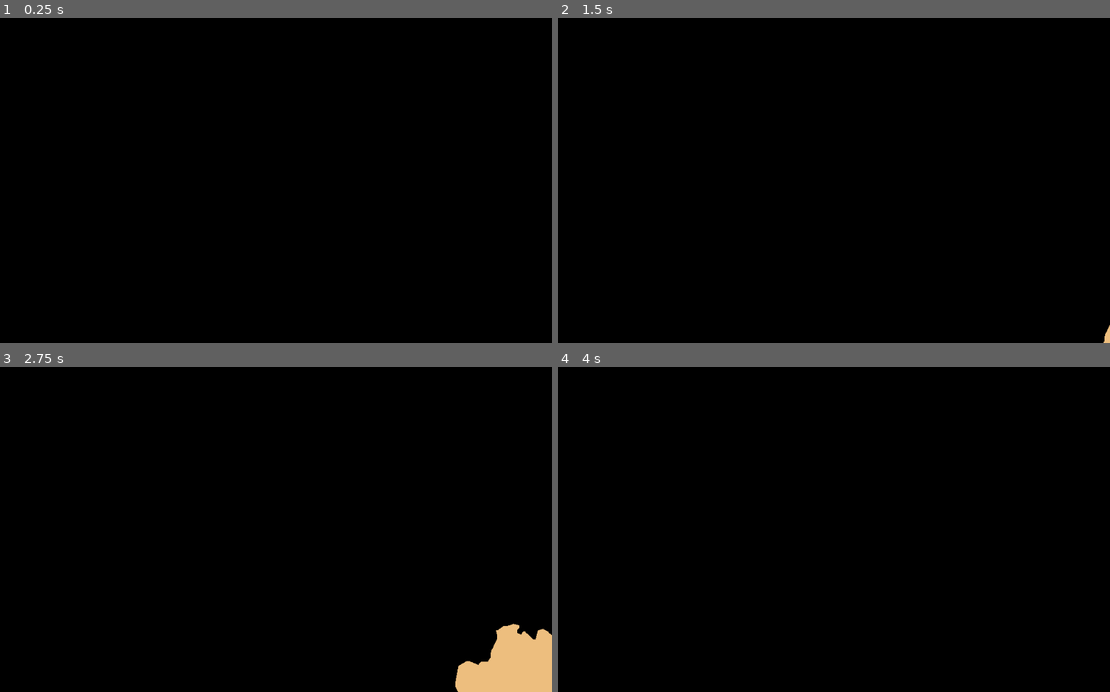
Above: before the commit, frames 1-4 (two rows, left to right).
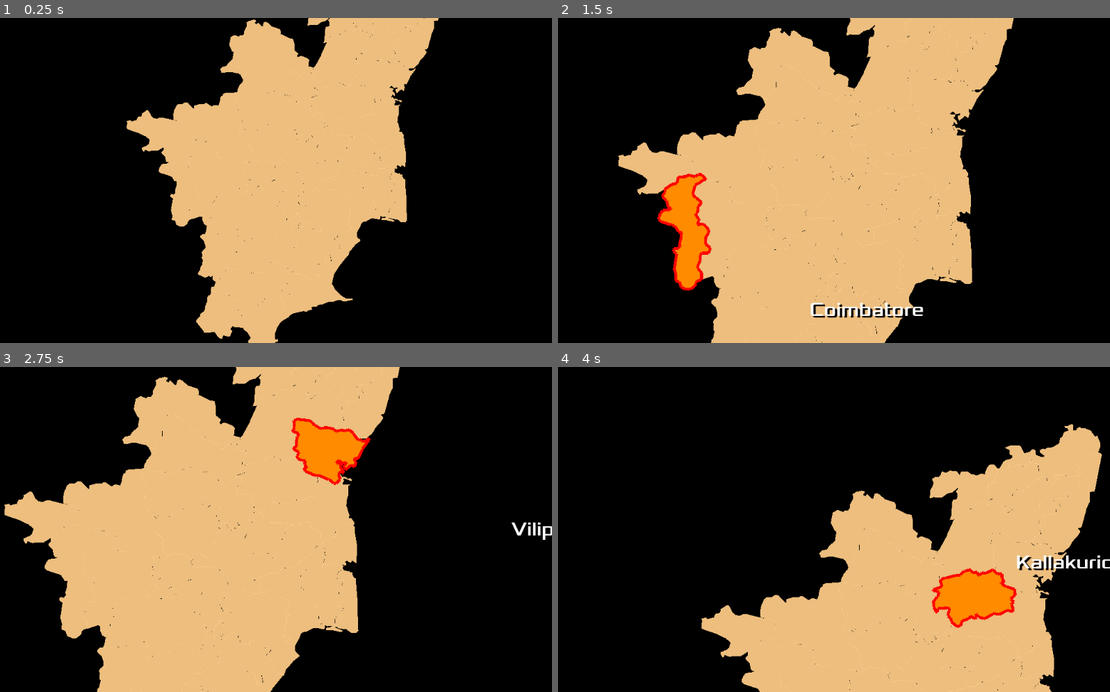
Above: after the commit, the same moments.

Repository: sharun-s/godot-tn
Game: Godot game, scene res://Node2D.tscn
Same seed, same stepped clock (60 frames per second), same inputs: the game is played once before the commit and once after it.
Inputs (mouse positions are in pixels of both pictures, inside the frame that each line leads up to):
- Up to frame 1 (0.25 s): no input
- Up to frame 2 (1.5 s): tap Enter at 0.5 s; move the mouse to (955, 164) at 0.52 s; hold Mouse wheel up (zoom_in) 0.53-1.25 s; click (955, 164) at 0.67 s; tap Space at 1.25 s; drag from (718, 196) to (806, 245) at 1.27 s
- Up to frame 3 (2.75 s): tap Enter at 2 s; move the mouse to (331, 458) at 2.02 s; hold Mouse wheel up (zoom_in) from 2.03 s (still down); click (331, 458) at 2.17 s
- Up to frame 4 (4 s): release Mouse wheel up (zoom_in) at 2.75 s; tap Space at 2.75 s; drag from (806, 594) to (662, 480) at 2.77 s; tap Enter at 3.5 s; move the mouse to (999, 578) at 3.52 s; hold Mouse wheel up (zoom_in) from 3.53 s (still down); click (999, 578) at 3.67 s

The runs differ from the first frame. In frame 1, 32% of the frame differs, in the area x 22-80%, y 0-100%; in frame 2, 45%; in frame 3, 48%, in the area x 0-100%, y 0-100%; in frame 4, 33%.

Commit message:
Added label text for selected district

Diff:
--- a/Camera2D.gd
+++ b/Camera2D.gd
@@ -1,14 +1,18 @@
 extends Camera2D
 export (NodePath) var target
 
-var min_zoom=1.0
-var max_zoom=4.0
+var min_zoom=1.9
+var max_zoom=3.3
 var zoom_level= 1.0
 var zoom_factor=0.1
 var zoom_duration=0.2
 var events={}
 var last_drag_distance=0
 onready var tween: Tween = $Tween
+var screen_size
+
+func _ready():
+	screen_size = get_viewport_rect().size
 
 func _unhandled_input(event):
 	if event.is_action_pressed("zoom_in"):
@@ -31,3 +35,5 @@
 		events[event.index]=event
 		if events.size() == 1:
 			position+=event.relative.rotated(rotation) * zoom.x
+			position.x=clamp(position.x, 0, screen_size.x)
+			position.y=clamp(position.y, -200, screen_size.y+200)
--- a/Node2D.tscn
+++ b/Node2D.tscn
@@ -1,7 +1,12 @@
-[gd_scene load_steps=3 format=2]
+[gd_scene load_steps=5 format=2]
 
 [ext_resource path="res://TN.gd" type="Script" id=1]
 [ext_resource path="res://Camera2D.gd" type="Script" id=2]
+[ext_resource path="res://Xolonium-Regular.ttf" type="DynamicFontData" id=3]
+
+[sub_resource type="DynamicFont" id=1]
+size = 36
+font_data = ExtResource( 3 )
 
 [node name="TN" type="Node2D"]
 script = ExtResource( 1 )
@@ -11,3 +16,17 @@
 script = ExtResource( 2 )
 
 [node name="Tween" type="Tween" parent="Camera2D"]
+
+[node name="HUD" type="CanvasLayer" parent="."]
+
+[node name="Label" type="Label" parent="HUD"]
+margin_right = 40.0
+margin_bottom = 14.0
+custom_fonts/font = SubResource( 1 )
+custom_colors/font_color_shadow = Color( 0, 0, 0, 1 )
+custom_constants/shadow_offset_x = 4
+custom_constants/shadow_offset_y = 3
+custom_constants/shadow_as_outline = 0
+__meta__ = {
+"_edit_use_anchors_": false
+}
--- a/TN.gd
+++ b/TN.gd
@@ -77,6 +77,9 @@
 		a2d.position=Vector2(x+(w/2),y+(h/2))
 		add_child(a2d)
 		a2d.connect('input_event', self, 'on_district_select',[district])
+	$Camera2D.position=get_node('Karur').position
+	$Camera2D.zoom=Vector2(2.4, 2.4)
+
 
 func _unhandled_input(event):
 	if event is InputEventKey:
@@ -100,6 +103,9 @@
 	if district!=selected_district and selected_district!='':
 		deselect()
 	selected_district=district
+	$HUD/Label.text=district
+	var gpos=get_node(selected_district).position
+	$HUD/Label.rect_global_position =Vector2(330,0)+ gpos/($Camera2D.zoom)
 	var poly=get_node(selected_district).get_child(0)
 	poly.color=selected_color
 	selected_district_border_pts=PoolVector2Array(poly.polygon)
Binary file added: Xolonium-Regular.ttf
